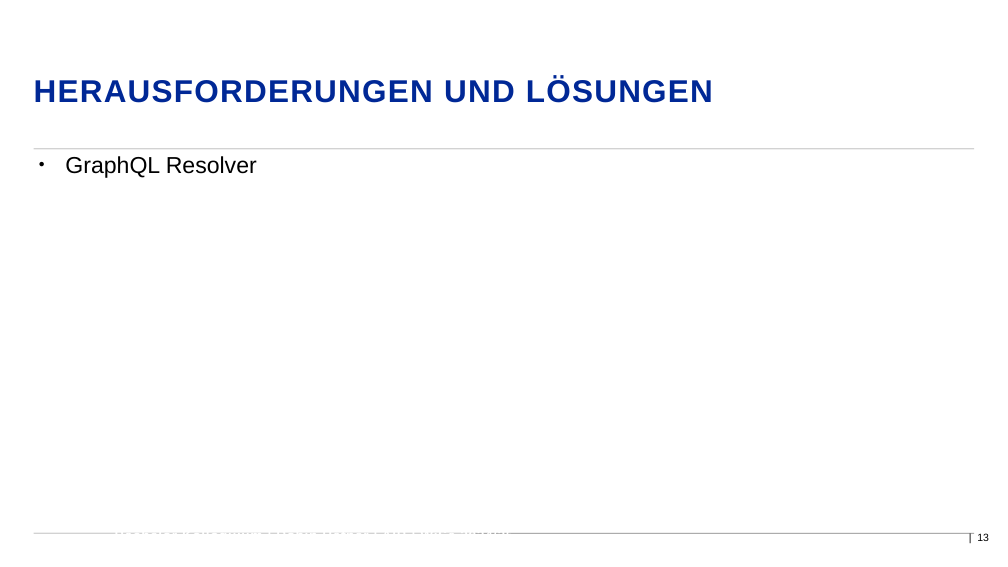
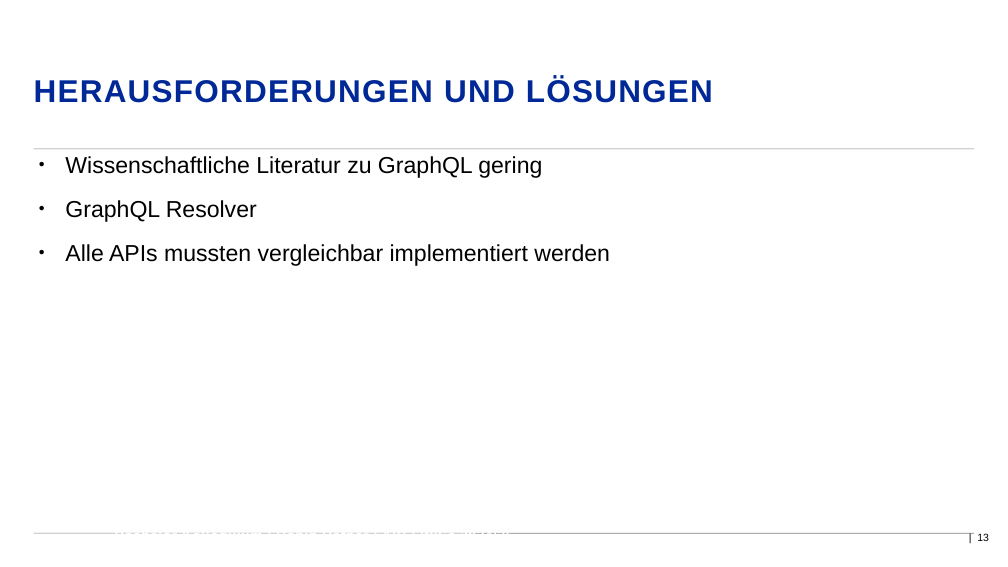
Before and after one commit to D4rkm4n215/Bachelorthesis, a slide deck: slide 13 of Thesis/Kolloquium/Präsentation_Hefner_Robin_206488.odp. Drawn at 1008x567 pixels with LibreOffice and Linux fonts; fonts in the diff are those of the drawing; background and template pictures are left out. Boxes give left, top, right and bottom in pixels: in the first picture for what was removed or moved away, otherwise in the second. Text is boxed around its words. In the diff, an @@ line names an element or a change of style, - is before the commit and + after.

```diff
--- a/Thesis/Kolloquium/Präsentation_Hefner_Robin_206488.odp
+++ b/Thesis/Kolloquium/Präsentation_Hefner_Robin_206488.odp
@@ text at (65,156,542,178): paragraph added @@
+● Wissenschaftliche Literatur zu GraphQL gering
@@ text at (65,244,610,266): paragraph added @@
+● Alle APIs mussten vergleichbar implementiert werden
```
Also in this commit, not shown: 4 other slides changed, 3 other files.
